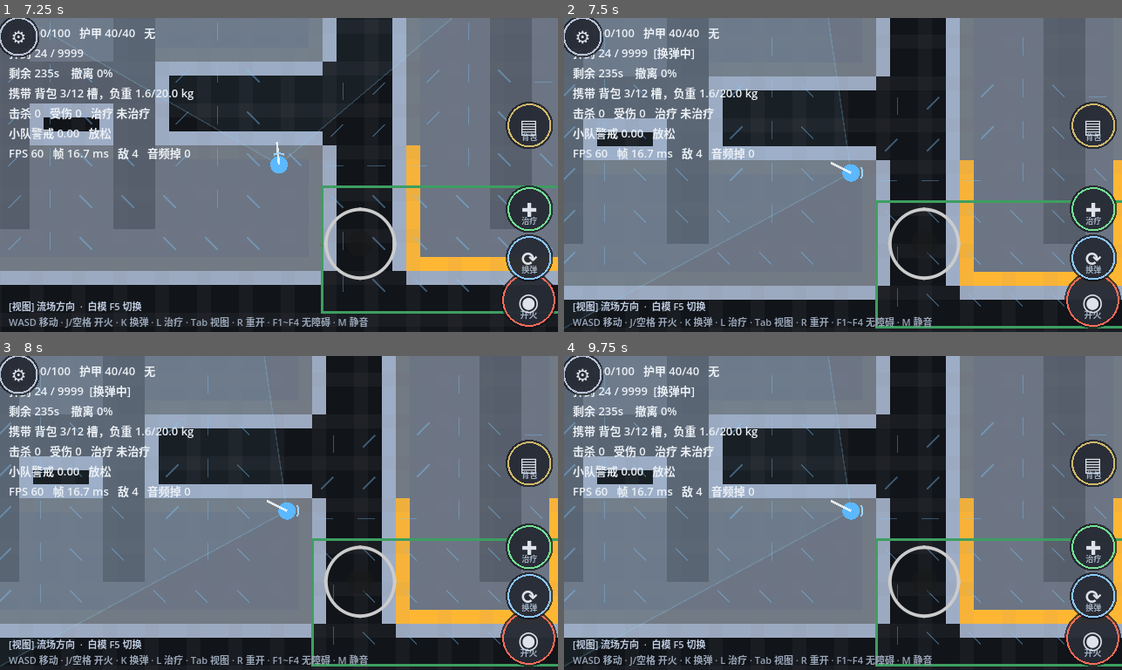
Above: before the commit, frames 1-4 (two rows, left to right).
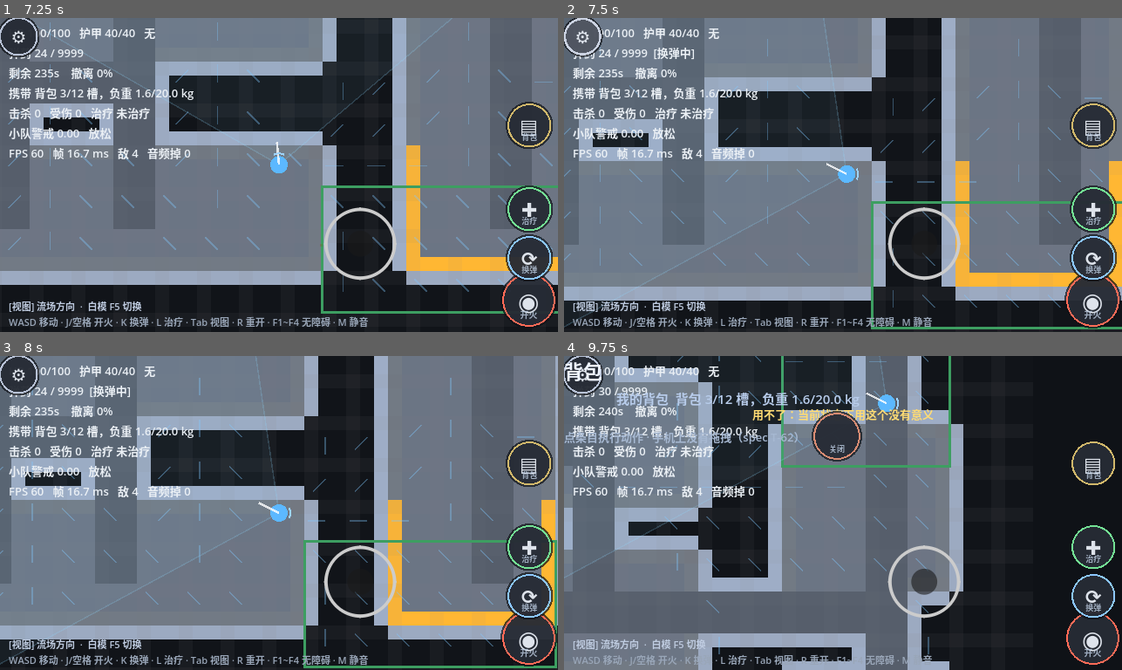
Above: after the commit, the same moments.

Repository: gungnior/SDCgame
Game: Godot game, scene res://view/raid_scene.tscn
Two runs of this game, one before a commit and one after it. Both use one fixed random seed, a clock stepped at 60 frames per second and the inputs below.
Inputs (mouse positions are in pixels of both pictures, inside the frame that each line leads up to):
- Up to frame 1 (7.25 s): tap Enter at 0.5, 4.35, 6.5 s; move the mouse to (530, 300) at 0.52 s; hold D (move_right) 0.53-1.28 s; tap R at 0.6 s; click (530, 300) at 0.67 s; tap Space at 0.77, 1.52, 2.75, 3.02, 3.77, 4.52, 6.02, 6.77 s; move the mouse to (530, 256) at 1.27 s; hold S (move_down) 1.28-2.03 s; tap T at 1.35 s; click (530, 256) at 1.42 s; move the mouse to (530, 209) at 2.02 s; hold D (move_right) 2.03-2.78 s; tap B at 2.1 s; click (530, 209) at 2.17 s; move the mouse to (172, 90) at 2.77 s; hold W (move_up) 2.78-3.53 s; tap K at 2.85 s; click (172, 90) at 2.92 s; move the mouse to (530, 124) at 3.52 s; hold A (move_left) 3.53-5.03 s; tap L at 3.6 s; click (530, 124) at 3.67 s; move the mouse to (172, 90) at 4.27 s; click (172, 90) at 4.42 s; move the mouse to (172, 131) at 5.02 s; hold S (move_down) 5.03-5.78 s; tap J at 5.1 s; click (172, 131) at 5.17 s; move the mouse to (172, 171) at 5.77 s; hold D (move_right) 5.78-6.53 s; tap Tab at 5.85 s; click (172, 171) at 5.92 s; move the mouse to (273, 99) at 6.52 s; hold W (move_up) from 6.53 s (still down); tap M at 6.6 s; click (273, 99) at 6.67 s
- Up to frame 2 (7.5 s): move the mouse to (580, 36) at 7.27 s; release W (move_up) at 7.28 s; hold D (move_right) from 7.28 s (still down); tap R at 7.35 s; click (580, 36) at 7.42 s
- Up to frame 3 (8 s): keep holding D (move_right); tap Space at 7.52 s
- Up to frame 4 (9.75 s): tap Space at 8, 9.02, 9.5 s; move the mouse to (619, 459) at 8.02 s; release D (move_right) at 8.03 s; hold S (move_down) 8.03-8.78 s; tap T at 8.1 s; click (619, 459) at 8.17 s; tap Enter at 8.75 s; move the mouse to (686, 459) at 8.77 s; hold A (move_left) 8.78-9.53 s; tap B at 8.85 s; click (686, 459) at 8.92 s; move the mouse to (748, 459) at 9.52 s; hold W (move_up) from 9.53 s (still down); tap K at 9.6 s; click (748, 459) at 9.67 s

Frame 1 is identical in both runs. In frame 2, 7.6% of the frame differs, in the area x 0-100%, y 0-100%; in frame 3, 12%; in frame 4, 70%.
Error in both runs: Trying to get a return value of a method that returns "void" (res://ui/touch_button.gd:87)

Commit message:
fix(pause): 弃用 get_tree().paused —— 改用纯逻辑冻结
用户 PC 实测："pc 按了 esc 卡死"（上一版"递归设 ALWAYS"的修法**没解决**）。

== 新证据（推翻上一次的判断）==
  CPU 增量 0.28s / 3s      -> 进程确实在跑（Tel 每 0.5s 记一次）
  nodes=182（与突袭场景相同）-> 场景没换
  hp=None 从 t=79.28 持续到 107.39（28 秒）
  而且 Game 的"无主暂停"安全网**没有触发** -> pause_owner 有效
  => 菜单确实开着并持有暂停，但【既点不动、ESC 也关不掉】

== 为什么上一版没用 ==
`get_tree().paused` **同时**门控两件事：
  ① 逻辑是否推进
  ② 节点能否收到输入（can_process 门控 _input / _gui_input）
想"冻结逻辑但保留输入"，就必须精确控制**整棵子树的 process_mode**。
我递归设了 ALWAYS，但这条路本身就脆 —— 漏一处、或者 Godot 在别的环节
（输入传播 / 焦点 / viewport 处理）再做一次门控，就变成"看得见、点不动"。

== 决定：不再用 get_tree().paused ==
改成**纯逻辑冻结**：
  · `Game.paused` 标志（跨场景）
  · SettingsMenu 只置位/清位这个标志
  · 场景 `_process` 在标志置位时跳过全部游戏逻辑（玩家/敌人/子弹/计时）
    —— 但仍然跑 HUD、相机、绘制、并且**输入路径完全不变**
  · 不再碰 `Engine.time_scale`（避免和 hitstop 打架）
  · 启动时 `get_tree().paused = false` 清掉旧版本可能残留的暂停

这样**不可能再"点不动"**：按钮从来就没有被暂停门控过。

== 我的教训 ==
不要用一个**同时影响两件事**的机制去实现"只想要其中一件"。
`get_tree().paused` 看着是"暂停游戏"，实际是"暂停整棵树的处理与输入"。
我修了两轮（先设自己 ALWAYS -> 再递归设 ALWAYS），
两轮都是在**给这个机制打补丁**，而不是换掉它。
真正该做的是第一步就问："有没有只冻结逻辑、不动输入的做法？"

测试：610 项通过，0 失败
（含断言：settings_menu **不得**出现 `get_tree().paused = true`）

Diff:
--- a/game/game_state.gd
+++ b/game/game_state.gd
@@ -30,28 +30,22 @@
 var flash_enabled := true
 
 var _ready_done := false
-## 当前负责暂停的菜单（安全网用）。谁开暂停谁登记，关闭时清空。
-## ⚠️ 加这个是因为真机上出现过"暂停之后没能恢复"：
-##    一旦负责暂停的菜单被释放/异常退出，树会永远停在 paused=true，
-##    而 Tel 之类的 ALWAYS 节点还在跑 -> 玩家看到的是"游戏卡死"。
-var pause_owner: Node = null
+## 逻辑暂停标志（**不使用 get_tree().paused**）
+##
+## 用户 PC 实测按 ESC 后卡死：日志显示场景的 _process 停了 28 秒，
+## 但 ALWAYS 的 Tel 仍在记录 —— 树被 pause 了而且恢复不了。
+## `get_tree().paused` 同时门控【逻辑】与【输入】，只冻结前者需要精确控制
+## 整棵子树的 process_mode，漏一处就是"看得见、点不动"。
+## 所以改成纯逻辑冻结：场景在 _process 里自己看这个标志。
+var paused := false
 
 
 func _ready() -> void:
 	process_mode = Node.PROCESS_MODE_ALWAYS
+	# 保险：清掉任何残留的树暂停（旧版本可能留下 paused=true）
+	get_tree().paused = false
 	ensure_loaded()
 
-
-func _process(_delta: float) -> void:
-	# ── 暂停安全网 ──
-	# 如果树被暂停，但【没有任何有效节点在为这次暂停负责】，
-	# 就强制恢复 —— 否则游戏会永久卡在静止状态（真机踩过）。
-	if not get_tree().paused:
-		return
-	if pause_owner == null or not is_instance_valid(pause_owner):
-		pause_owner = null
-		get_tree().paused = false
-		push_warning("[Game] 检测到无主的暂停，已强制恢复")
 
 
 func ensure_loaded() -> void:
--- a/test/run_tests.gd
+++ b/test/run_tests.gd
@@ -2622,7 +2622,16 @@
 	_check(sm.contains("NOTIFICATION_WM_GO_BACK_REQUEST"), "安卓返回键也接上了")
 	_check(sm.contains("F1") and sm.contains("F4"),
 		"设置菜单里写了 F1~F4 的说明（用户：『f1 到 f4 没有说明』）")
-	_check(sm.contains("get_tree().paused = true"), "打开菜单会暂停游戏")
+	# ⚠️ 这里**故意断言不使用 get_tree().paused**。
+	#    PC 实测：用了它之后按 ESC 卡死（树被暂停 28 秒且 ESC 关不掉）。
+	#    它会连输入一起门控，导致菜单看得见、点不动。
+	#    现在改成纯逻辑冻结（Game.paused），输入路径完全不变。
+	_check(not sm.contains("get_tree().paused = true"),
+		"不使用 get_tree().paused（它会门控输入 -> 菜单点不动 -> 卡死）")
+	_check(sm.contains("Game.paused = true"), "打开菜单会冻结游戏逻辑")
+	_check(sm.contains("Game.paused = false"), "关闭菜单会恢复")
+	_check(rs.contains("Game.paused") or rs.contains("game_paused"),
+		"场景 _process 会看暂停标志")
 	_check(sm.contains("PROCESS_MODE_ALWAYS"), "菜单自身不受暂停影响")
 	# 场景里要有场景内开关的钩子
 	_check(rs.contains("func toggle_whitebox()"), "有 toggle_whitebox 钩子")
--- a/ui/settings_menu.gd
+++ b/ui/settings_menu.gd
@@ -12,7 +12,8 @@
 ##   · 安卓：左上角齿轮按钮打开；系统返回键（ui_cancel）打开
 ##   · 内嵌**完整按键说明**（F1~F4 到底干什么，之前完全没写）
 ##
-## 打开时把游戏暂停（get_tree().paused = true），关闭时恢复。
+## 打开时冻结游戏逻辑（Game.paused = true），关闭时恢复。
+## ⚠️【不使用 get_tree().paused】—— 它会连输入一起门控，导致菜单点不动。
 
 signal resumed()
 signal went_hideout()
@@ -33,7 +34,7 @@
 	visible = false
 	set_anchors_preset(Control.PRESET_FULL_RECT)
 	mouse_filter = Control.MOUSE_FILTER_IGNORE
-	# ALWAYS：即使 get_tree().paused = true 也要能继续接受点击
+	# ALWAYS：保持本菜单在极端情况下也能响应
 	process_mode = Node.PROCESS_MODE_ALWAYS
 	_build()
 	_force_always(self)
@@ -230,14 +231,20 @@
 	mouse_filter = Control.MOUSE_FILTER_STOP
 	if _ext != null:
 		_ext.set("game_paused", true)
-	# ⚠️ 暂停整棵树之前，必须把【整棵子树的 process_mode 都设成 ALWAYS】。
-	#    只设菜单自己是没用的：TouchButton 子节点默认 INHERIT，
-	#    暂停后它们的 _gui_input 根本不会被调用 —— 菜单看得见、点不动，
-	#    表现就是"游戏卡死了"（用户实测）。
-	_force_always(self)
-	get_tree().paused = true
+	# ⚠️【不再使用 get_tree().paused】。
+	#
+	# 用户 PC 实测按 ESC 后卡死：日志显示 hp=None 持续 28 秒，
+	# 但 Tel(PROCESS_MODE_ALWAYS) 仍在记录 —— 树被暂停了，而且 ESC 也关不掉。
+	# 原因是 get_tree().paused 同时门控【逻辑推进】和【节点能否收输入】，
+	# 想只冻结前者就必须精确控制整棵子树的 process_mode，
+	# 漏一处就变成"菜单看得见、点不动"。
+	#
+	# 现在改成纯逻辑冻结：把场景的 game_paused 置位，
+	# 由场景自己在 _process 里跳过游戏逻辑。
+	# HUD / 绘制 / 输入 / 按钮一律照常 -> 不可能再"点不动"。
+	# 也不再碰 Engine.time_scale，避免和 hitstop 打架。
 	if Game != null:
-		Game.pause_owner = self
+		Game.paused = true
 	# 刷新所有开关的显示（可能被 F1~F4 改过）
 	for c in _root.get_children():
 		if c is HBoxContainer:
@@ -259,9 +266,8 @@
 	_open = false
 	visible = false
 	mouse_filter = Control.MOUSE_FILTER_IGNORE
-	get_tree().paused = false
 	if Game != null:
-		Game.pause_owner = null
+		Game.paused = false
 	if _ext != null:
 		_ext.set("game_paused", false)
 	if Sfx != null:
--- a/view/raid_scene.gd
+++ b/view/raid_scene.gd
@@ -535,7 +535,14 @@
 		return
 	_time += delta
 
-	if not raid.is_over():
+	# ── 逻辑冻结（设置菜单打开时）──
+	# 不用 get_tree().paused：它同时门控输入，导致菜单看得见点不动（PC 实测卡死）。
+	# 这里只跳过游戏逻辑；HUD / 绘制 / 输入 / 相机全部照常。
+	var frozen := game_paused or (Game != null and Game.paused)
+	if frozen:
+		_firing = false
+		_move_input = Vector2.ZERO
+	elif not raid.is_over():
 		Tel.mark("player")
 		_tick_player(delta)
 		Tel.mark("enemies")
@@ -547,7 +554,7 @@
 		raid.hp = vitals.hp
 		if vitals.dead:
 			raid.take_damage(9999)
-	else:
+	elif raid.is_over():
 		_show_result_once()
 		# ⚠️ 回合结束后绝不能还卡在 hitstop 里（Engine.time_scale = 0）
 		#    否则画面完全不动，玩家会以为"游戏卡死了"（安卓真机反馈）
